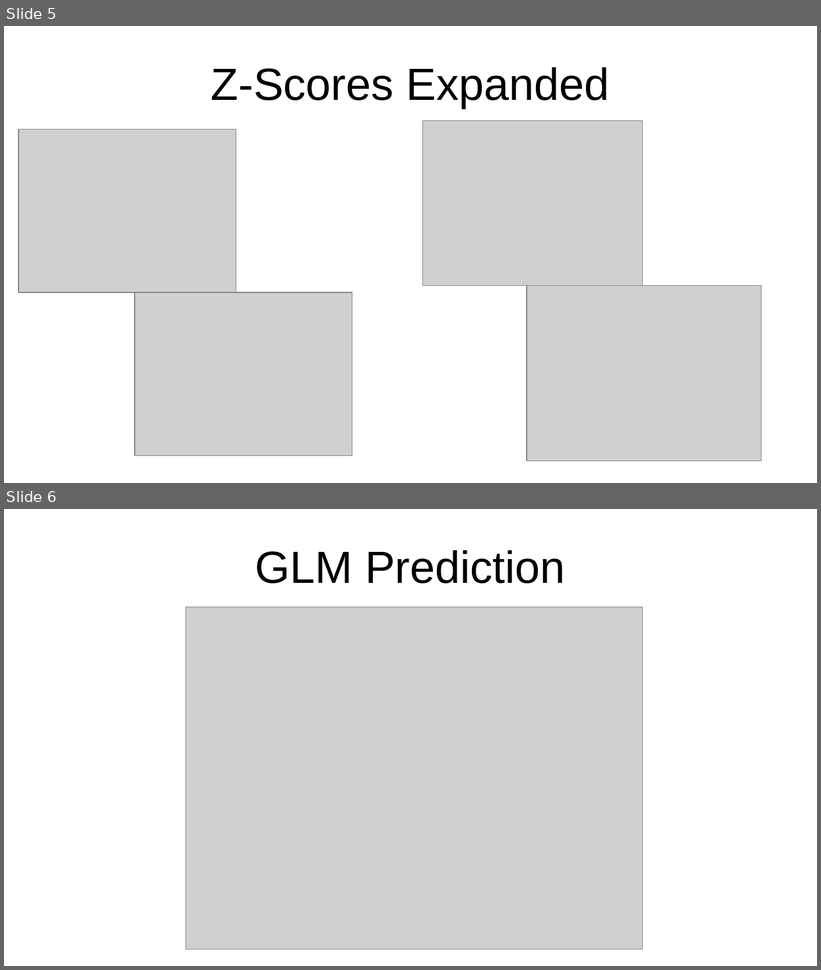
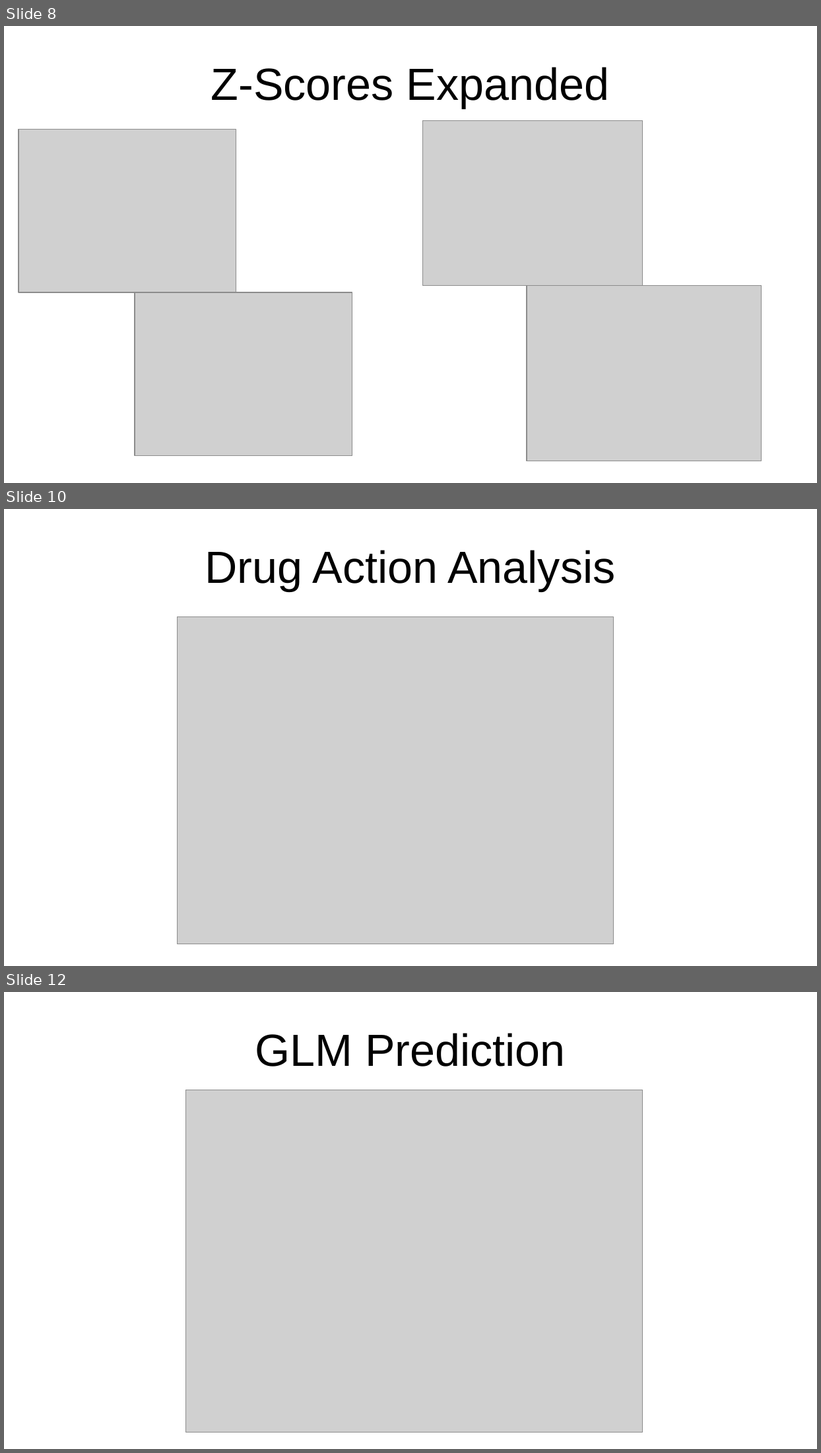
Before and after one commit to CDR-Clueless/GDSC-DrugBank-Search, a slide deck: General GDSC presentation.odp. Shown one above the other, each under a label of ours: slides 5 and 6 before the commit, slides 8, 10 and 12 after it; the slides between them are not shown. The pictures are 821x970 and 821x1453 pixels, drawn with LibreOffice and Linux fonts; fonts in the diff are those of the drawing; grey boxes stand for pictures. Boxes give left, top, right and bottom in pixels: in the first picture for what was removed or moved away, otherwise in the second. Text is boxed around its words. In the diff, an @@ line names an element or a change of style, - is before the commit and + after.

```diff
--- a/General GDSC presentation.odp
+++ b/General GDSC presentation.odp
@@ slide 10 added at [4, 509, 817, 966], background #FFFFFF @@
@@ title added at [205, 550, 615, 591], 44 pt, text #000000 @@
+Drug Action Analysis
@@ picture added at [178, 617, 614, 945] @@
@@ what was slide 5 is now slide 8 @@
@@ what was slide 6 is now slide 12 @@
```
Also in this commit, not shown: 2 slides changed, 3 other slides added, 1 slide removed.
